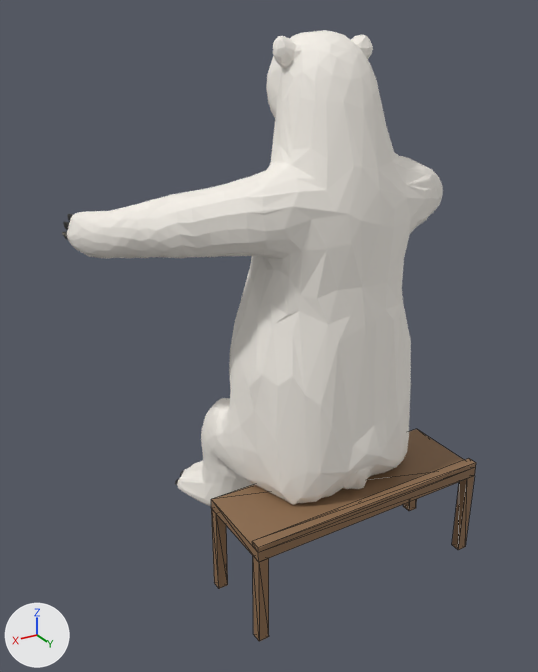
Two versions of the glTF model assets/models/polar-bear/polar-bear-tpose.rig.glb, one commit apart.
Both versions are drawn from a 50 mm lens placed at (0.752, 1.072, 1.022), pointed at (0.078, -0.052, 0.46). The lights are fixed; the arrows at lower left show +X, +Y and +Z. The picture after the commit comes second. Mesh edges are drawn as thin lines on the coarser meshes.

In view in the first picture: 'Polar Bear.001', 'bench'.
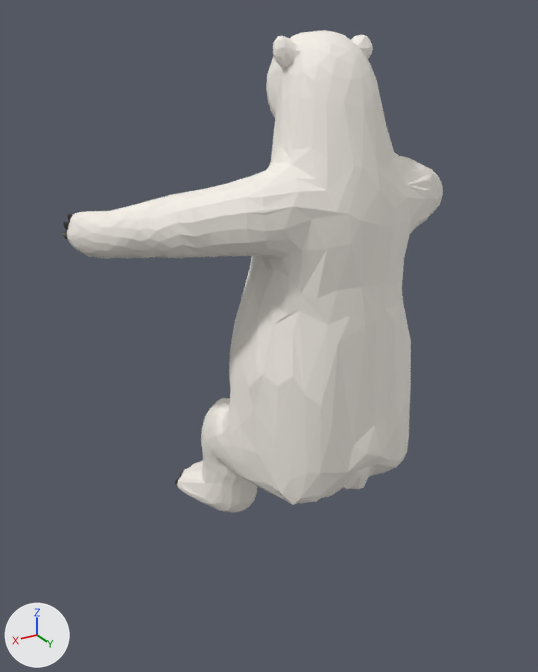
Where the change shows, as pixel boxes (x1, y1, x2, y2) in the pictures (538 x 672 px):
```json
{"object": "bench", "change": "deleted", "before": [211, 429, 476, 641], "on screen": "brown"}
```

Edits to the scene script, one JSON object a line:
```json
{"op": "remove", "block": "ob_bench", "code": ["ob_bench = bpy.data.objects.new('bench', me_bench)", "ob_bench.location = (0.0, 0.0, 0.0)"]}
```
